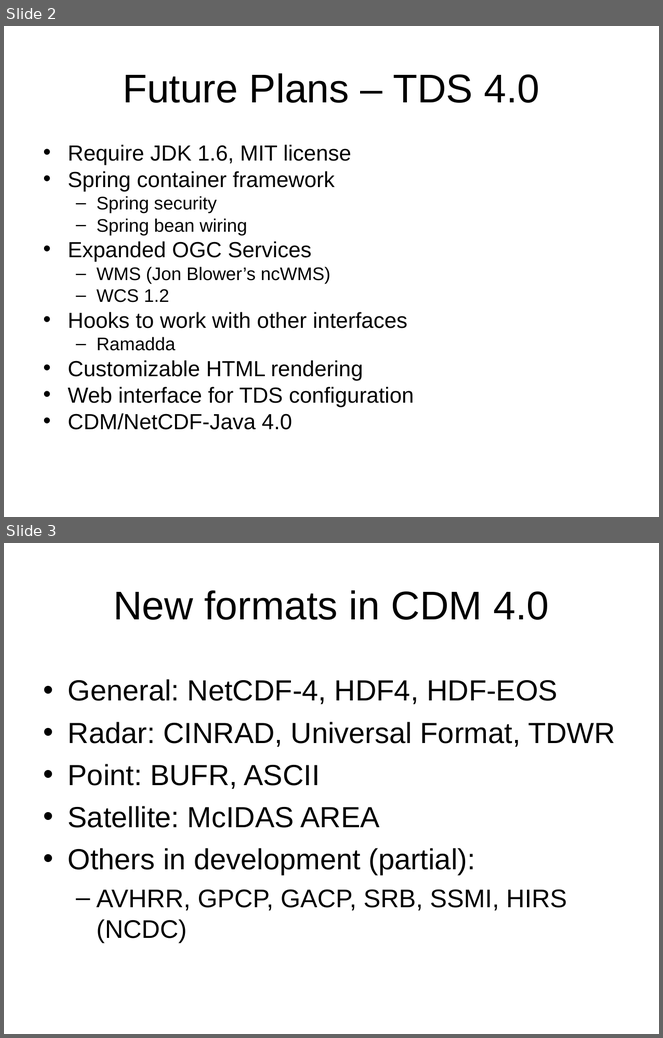
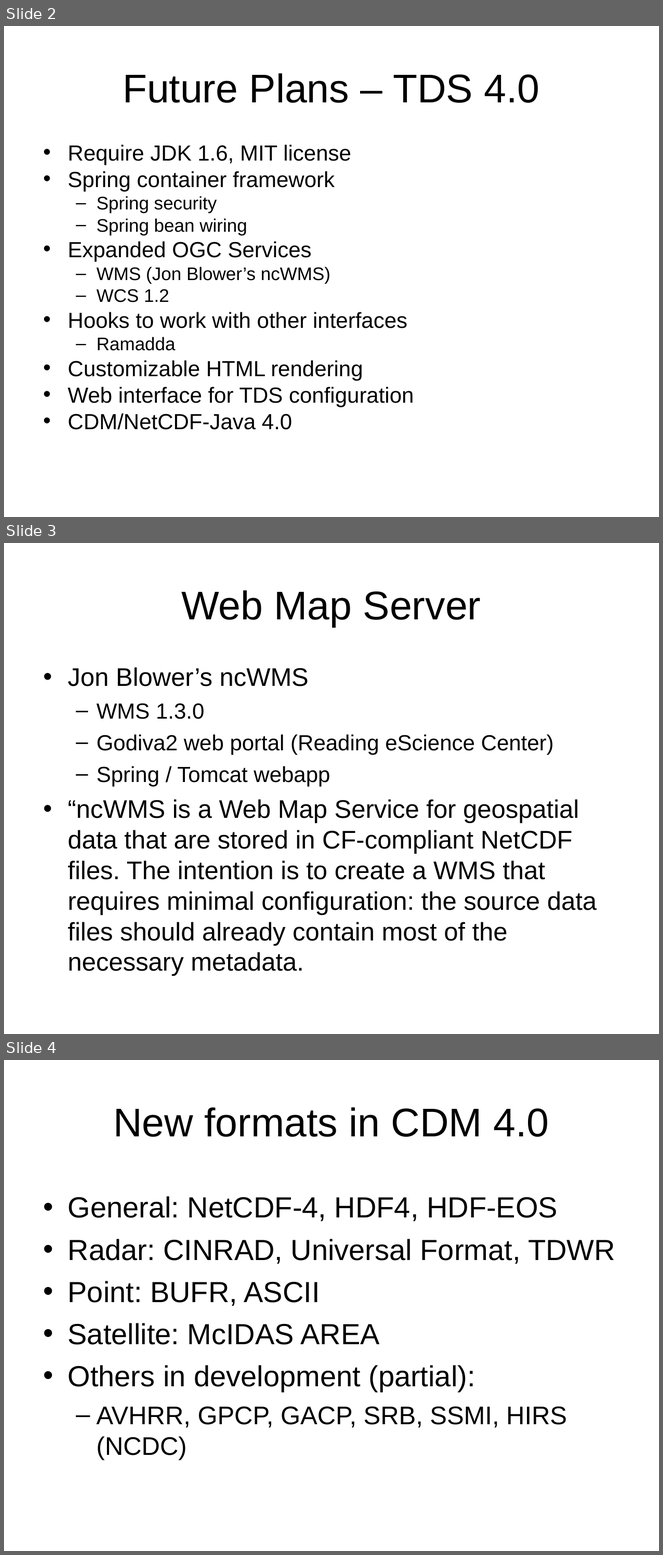
Before and after one commit to ooici-eoi/THREDDS, a slide deck: docs/web/thredds/tech/tutorial/TDS4.ppt. Shown one above the other, each under a label of ours: slides 2 and 3 before the commit, slides 2, 3 and 4 after it. The pictures are 663x1038 and 663x1555 pixels, drawn with LibreOffice and Linux fonts; fonts in the diff are those of the drawing; background and template pictures are left out. Boxes give left, top, right and bottom in pixels: in the first picture for what was removed or moved away, otherwise in the second. Text is boxed around its words. In the diff, an @@ line names an element or a change of style, - is before the commit and + after.

```diff
--- a/docs/web/thredds/tech/tutorial/TDS4.ppt
+++ b/docs/web/thredds/tech/tutorial/TDS4.ppt
@@ slide 3 added at [4,543,659,1034], background picture (left out) @@
@@ title added at [182,590,481,627], 44 pt, text #000000 @@
+Web Map Server
@@ text added at [68,667,597,976], 28 pt, text #000000 @@
+• Jon Blower’s ncWMS
+  – WMS 1.3.0
+  – Godiva2 web portal (Reading eScience Center)
+  – Spring / Tomcat webapp
+• “ncWMS is a Web Map Service for geospatial data that are stored in CF-compliant NetCDF files. The intention is to create a WMS that requires minimal configuration: the source data files should already contain most of the necessary metadata.
@@ what was slide 3 is now slide 4 @@
```
Also in this commit, not shown: 2 other files.
